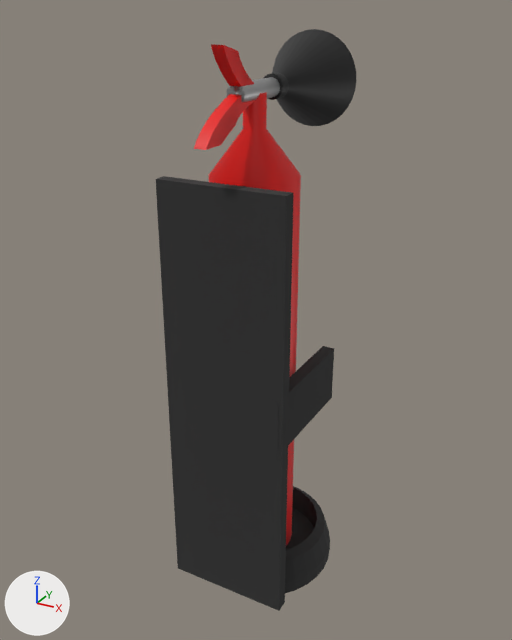
The FBX model Assets/fromBlender/support-extincteur.fbx, before and after one commit.
One viewpoint serves both versions: a 50 mm lens placed at (10.0, -16.06, 11.43), pointed at (-0.32, 2.7, 2.05). The axes (+X, +Y, +Z) are drawn at lower left. The lights are the same throughout. Where no turn or scale is listed for an object, it has been applied to the vertices.
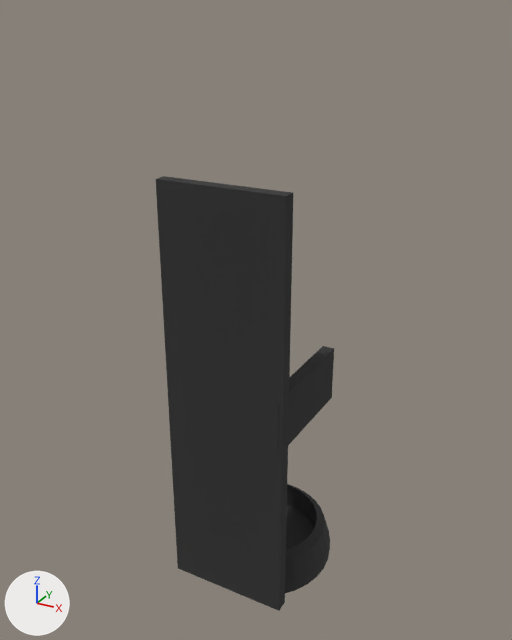
What differs and where, as boxes (x1, y1, x2, y2) in the pictures (512 x 640 px):
'Cylinder.001', deleted (black): before (264, 29, 356, 126)
'Cylinder', deleted (red): before (209, 92, 301, 546)
'Cube', deleted (red): before (194, 94, 254, 150)
'Cube.001', deleted (red): before (211, 44, 254, 86)
'Cylinder.002', deleted: before (227, 77, 280, 102)

The change in detail:
Object 'Cube.001' (ob_cube_001) is deleted.
Object 'Cylinder' (ob_cylinder) is deleted.
Object 'Cylinder.002' (ob_cylinder_002) is deleted.
Object 'Cube' (ob_cube) is deleted.
Object 'Cylinder.001' (ob_cylinder_001) is deleted.
